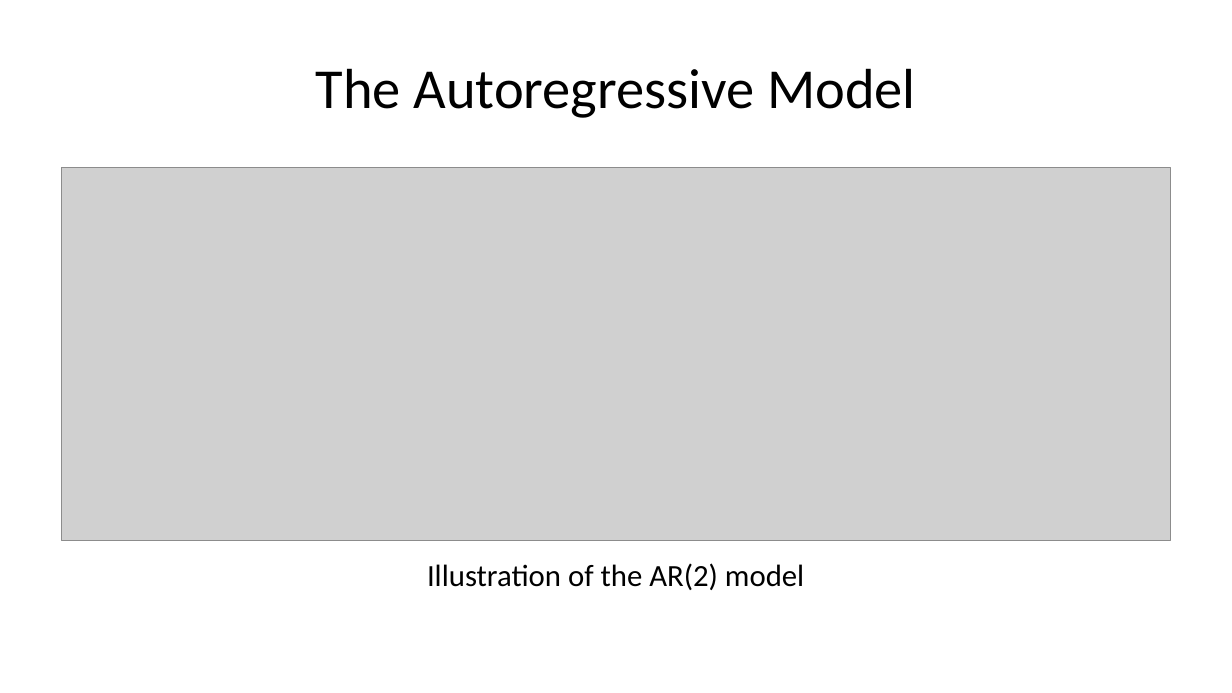
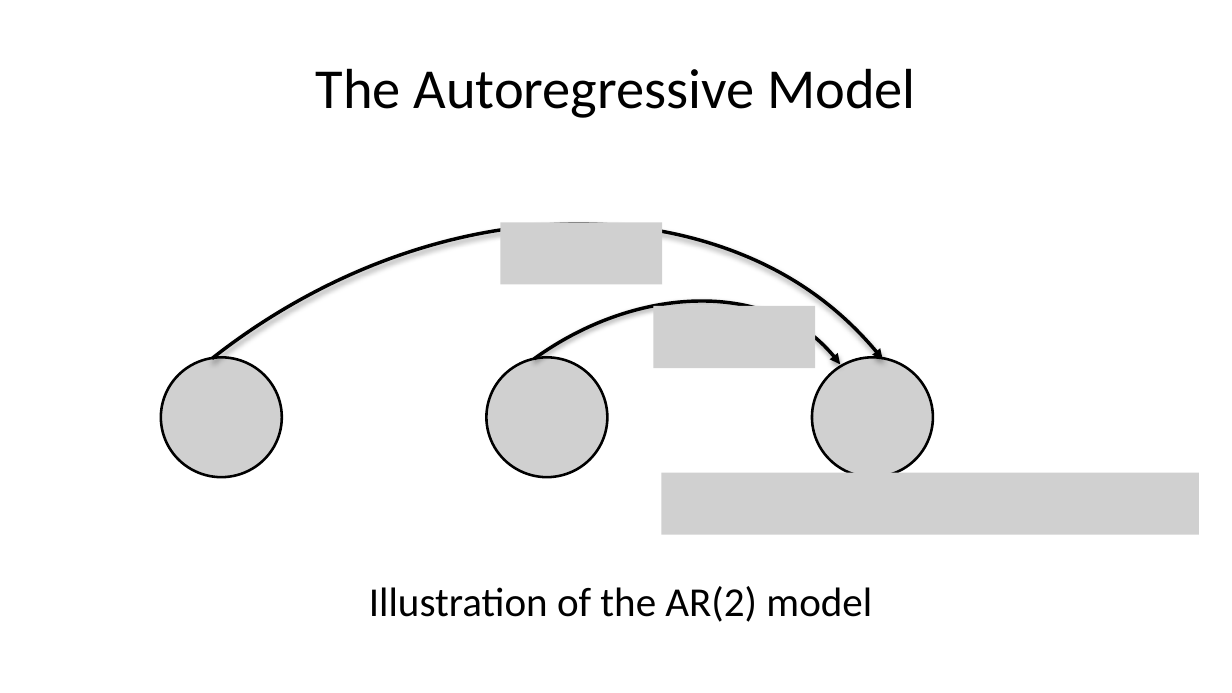
Before and after one commit to StephenElston/CSCI-E-83, a slide deck: slide 10 of LectureSlides/12_IntroductionToTimeSeriesForecasting.pptx. Drawn at 1232x693 pixels with LibreOffice and Linux fonts; fonts in the diff are those of the drawing; grey boxes stand for pictures. Boxes give left, top, right and bottom in pixels: in the first picture for what was removed or moved away, otherwise in the second. Text is boxed around its words. In the diff, an @@ line names an element or a change of style, - is before the commit and + after.

```diff
--- a/LectureSlides/12_IntroductionToTimeSeriesForecasting.pptx
+++ b/LectureSlides/12_IntroductionToTimeSeriesForecasting.pptx
@@ arc (boxed as its full ellipse) added at bbox=[0, 32, 1140, 693], outline #000000 2 pt @@
@@ picture removed at bbox=[62, 168, 1170, 541] @@
@@ arc (boxed as its full ellipse) added at bbox=[336, 215, 947, 693], outline #000000 2 pt @@
@@ picture added at bbox=[500, 222, 662, 283] @@
@@ picture added at bbox=[653, 306, 814, 367] @@
@@ picture added at bbox=[161, 357, 282, 477] @@
@@ picture added at bbox=[487, 357, 607, 477] @@
@@ picture added at bbox=[812, 357, 933, 477] @@
@@ picture added at bbox=[662, 473, 1199, 535] @@
@@ text "Illustration of the AR(2) model": place and size @@
-text "Illustration of the AR(2) model" at bbox=[427, 563, 804, 590]
+text "Illustration of the AR(2) model" at bbox=[369, 586, 872, 622]
@@ text "Illustration of the AR(2) model" at bbox=[369, 586, 872, 622]: size 18 to 24 pt @@
```
Also in this commit, not shown: 1 other slide changed, 1 other file.
